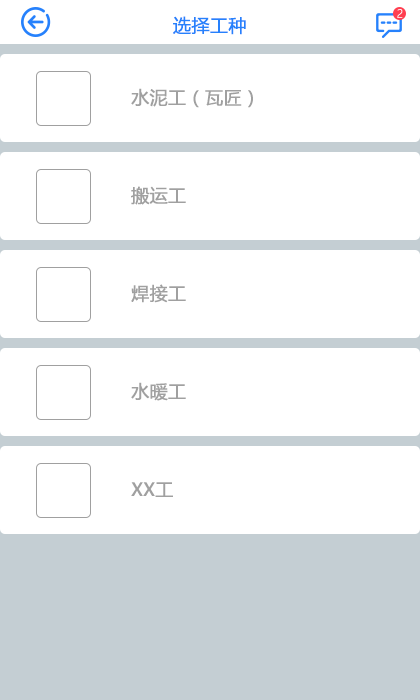
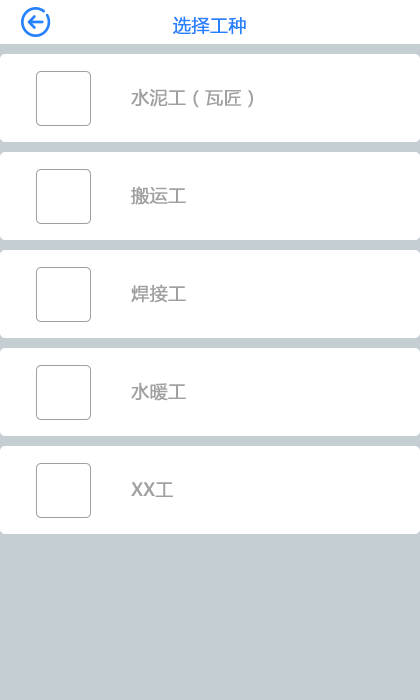
Comparing the layer stacks of the two 420×700 images. Changes:
hid "2" over [397, 9, 403, 18]
hid "椭圆 1" over [393, 7, 406, 20]
hid "comments" over [376, 13, 402, 38]
